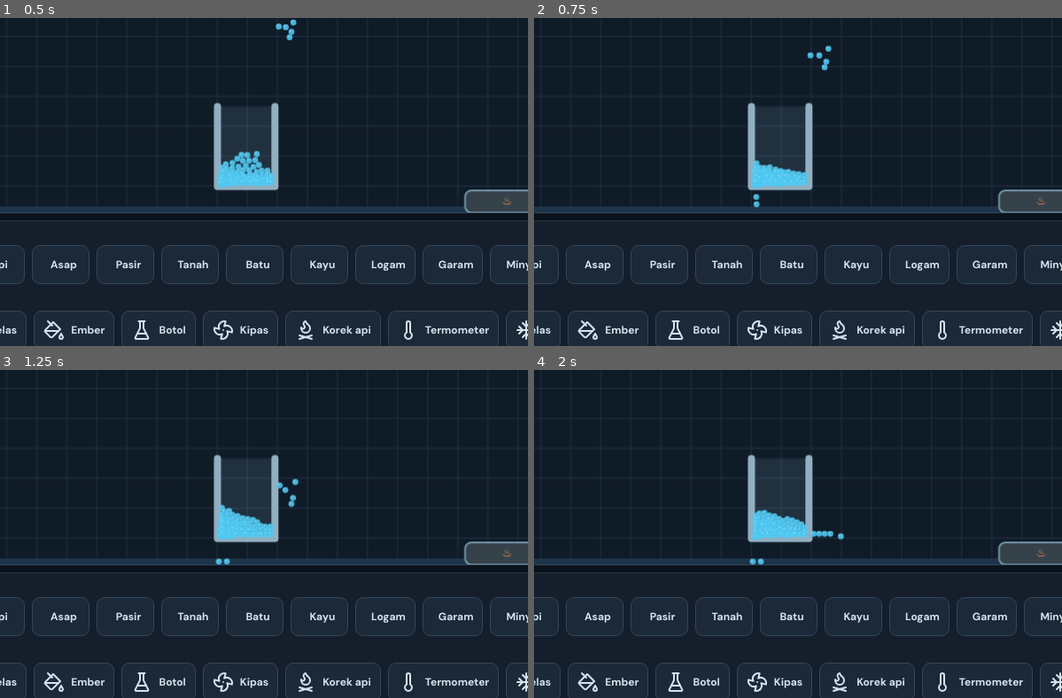
Above: before the commit, frames 1-4 (two rows, left to right).
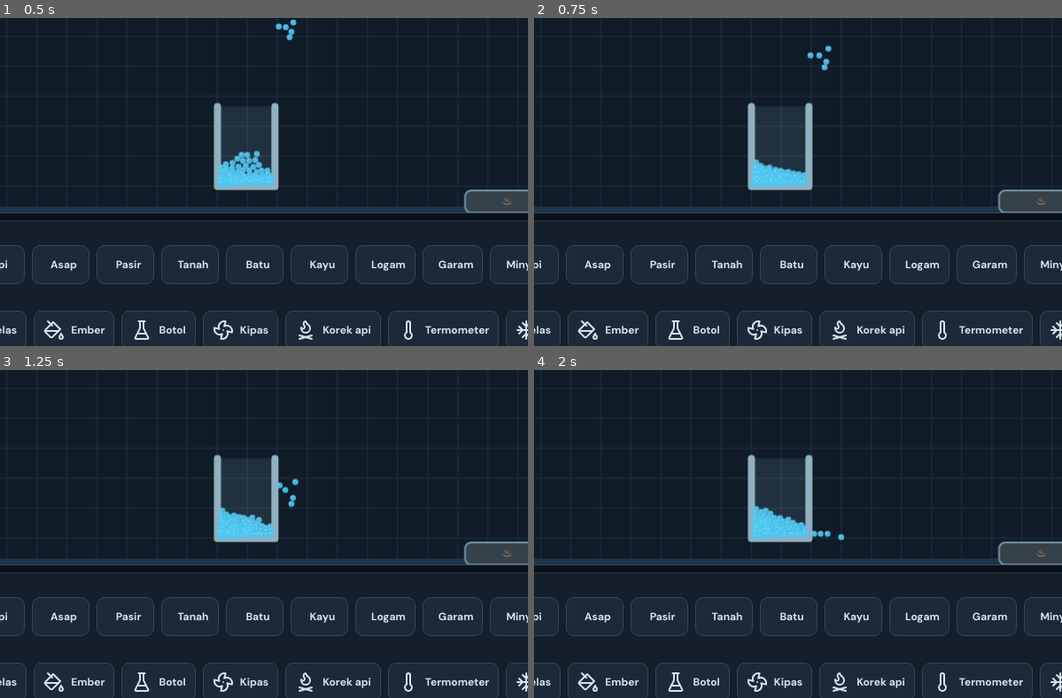
Above: after the commit, the same moments.

Repository: vexelkang-cell/gamepai
Game: browser game, page games/water-simulator/index.html
Same seed, same stepped clock (60 frames per second), same inputs: the game is played once before the commit and once after it.
Inputs (mouse positions are % of the whole screen's width and height, from its top left):
- Up to frame 1 (0.5 s): click (50, 37) at 0.27 s
- Up to frame 2 (0.75 s): no input
- Up to frame 3 (1.25 s): tap Space at 1.1 s
- Up to frame 4 (2 s): tap Space at 1.6 s
The pictures show only the part of the screen within x 23-73%, y 37-87%; the shares and areas given below are measured in that part.

Frame 1 is identical in both runs. In frame 2, less than 0.1% of the frame differs, in the area x 40-48%, y 43-58%; in frame 3, 0.2%; in frame 4, 0.3%, in the area x 40-59%, y 41-60%.

Commit message:
Fix glass bottom corner particle trapping

Diff:
--- a/games/water-simulator/index.html
+++ b/games/water-simulator/index.html
@@ -195,10 +195,22 @@
     if(p.type!=='Air'||!['Panci','Gelas','Ember','Botol'].includes(o.type))return;
     const q=local(o,p.x,p.y),halfW=o.w/2,halfH=o.h/2,pad=p.r+2;
     let changed=false;
-    // Koreksi hanya partikel yang masih berada di sisi dalam dinding.
-    // Partikel di luar gelas tidak boleh ditarik masuk kembali.
-    if(q.y>-halfH+pad*.45&&q.y<halfH+pad){
-      // Koreksi sisi sampai ke sudut dasar, tetapi hanya untuk air yang masih di dalam.
+    // Tangani titik pertemuan dinding dan dasar sebagai satu sudut.
+    // Hanya partikel yang masih sangat dekat dengan sudut wadah yang dikoreksi.
+    const nearBottom=q.y>halfH-pad&&q.y<halfH+pad*1.5;
+    let cornerSide=0;
+    if(nearBottom&&q.x>-halfW-pad&&q.x< -halfW+pad){q.x=-halfW+pad;q.y=halfH-pad;cornerSide=-1;changed=true}
+    else if(nearBottom&&q.x<halfW+pad&&q.x>halfW-pad){q.x=halfW-pad;q.y=halfH-pad;cornerSide=1;changed=true}
+    if(cornerSide){
+      const c=Math.cos(o.angle),sn=Math.sin(o.angle);
+      const vx=p.vx*c+p.vy*sn,vy=-p.vx*sn+p.vy*c;
+      const rvx=cornerSide<0&&vx<0?-vx*.15:cornerSide>0&&vx>0?-vx*.15:vx;
+      const rvy=vy>0?-vy*.12:vy;
+      p.vx+=(rvx-vx)*c-(rvy-vy)*sn;
+      p.vy+=(rvx-vx)*sn+(rvy-vy)*c;
+    }
+    // Koreksi sisi lurus hanya pada area di dalam wadah.
+    if(!cornerSide&&q.y>-halfH+pad*.45&&q.y<halfH+pad){
       if(q.x> -halfW&&q.x< -halfW+pad){q.x=-halfW+pad;changed=true}
       else if(q.x<halfW&&q.x>halfW-pad){q.x=halfW-pad;changed=true}
       if(changed){
